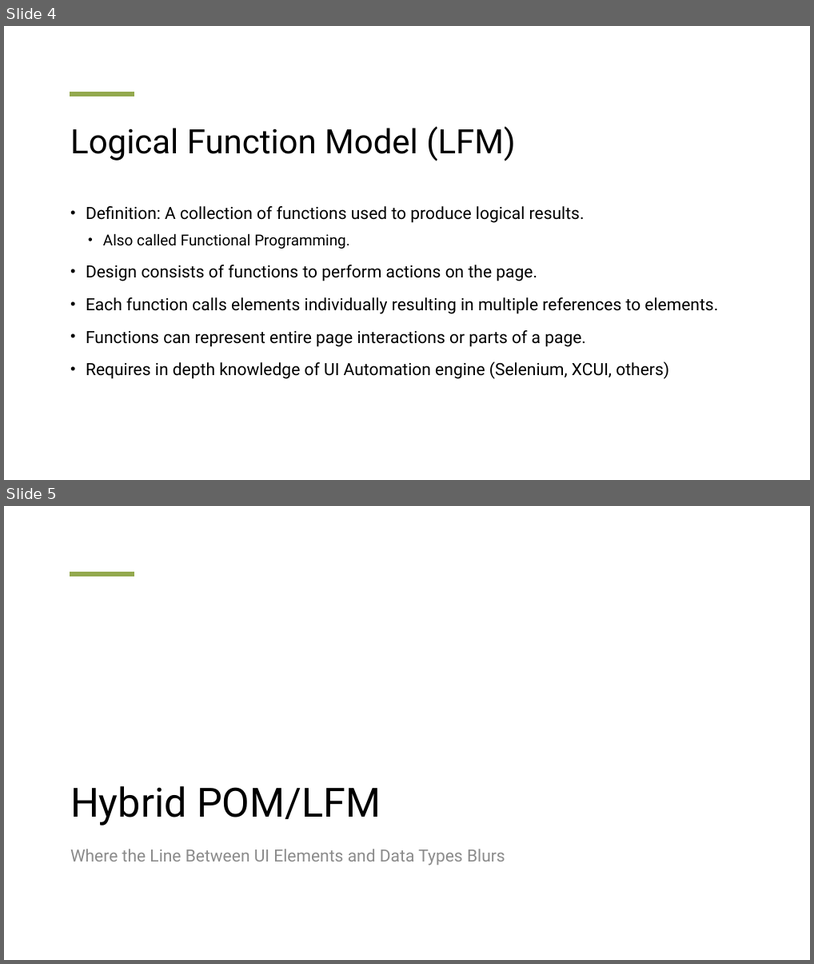
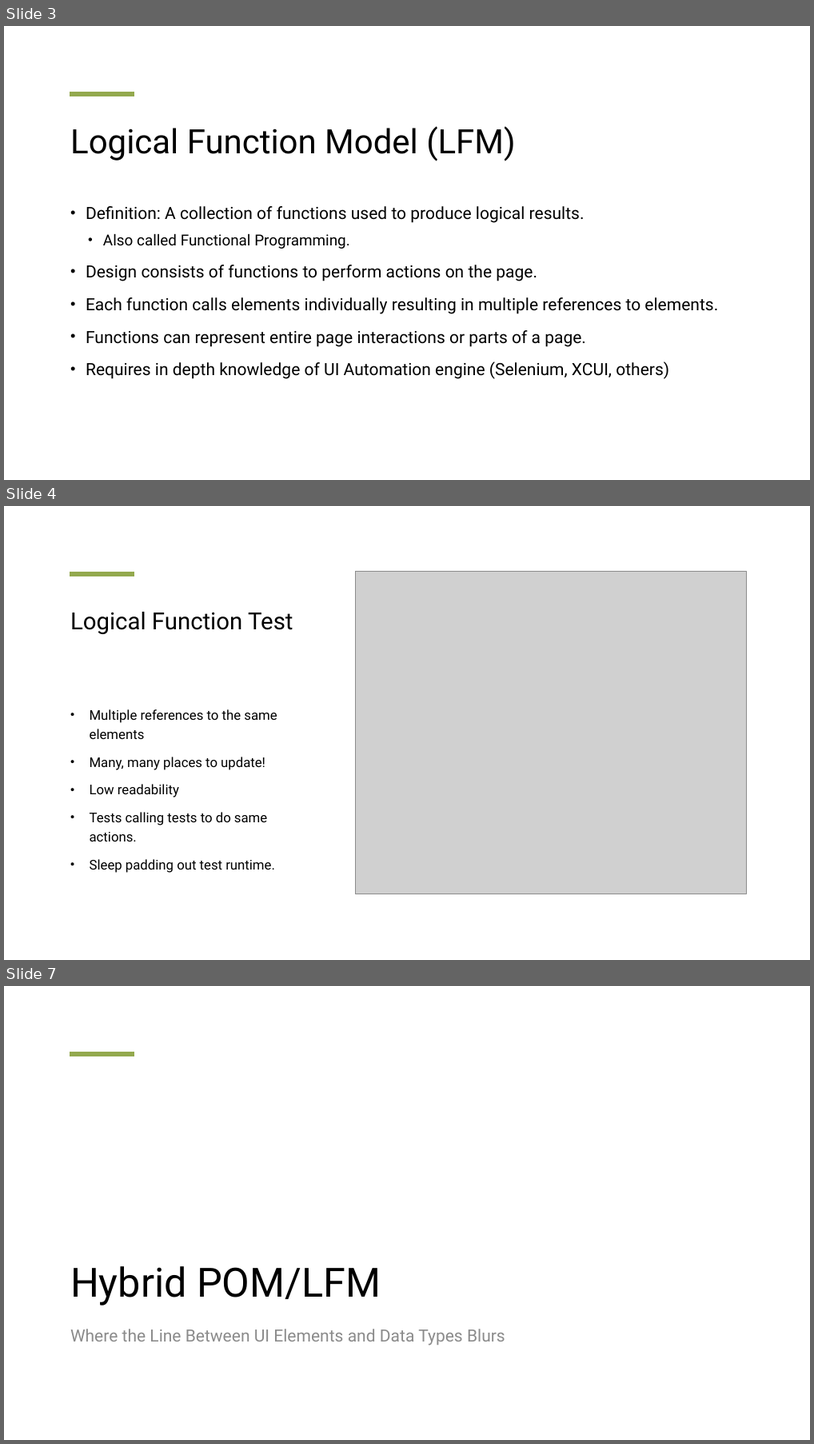
Before and after one commit to Snip3rM00n/pnsqc_quality_jam_demo, a slide deck: HybridPOMLFM.pptx. Shown one above the other, each under a label of ours: slides 4 and 5 before the commit, slides 3, 4 and 7 after it; the slides between them are not shown. The pictures are 814x964 and 814x1444 pixels, drawn with LibreOffice and Linux fonts; fonts in the diff are those of the drawing; grey boxes stand for pictures. Boxes give left, top, right and bottom in pixels: in the first picture for what was removed or moved away, otherwise in the second. Text is boxed around its words. In the diff, an @@ line names an element or a change of style, - is before the commit and + after.

```diff
--- a/HybridPOMLFM.pptx
+++ b/HybridPOMLFM.pptx
@@ slide 4 added at box(4, 506, 810, 960), background #FFFFFF; not listed: 1 template element that a slide beside it also shows @@
@@ picture added at box(355, 572, 747, 894) @@
@@ title added at box(70, 612, 293, 634), 28 pt, text #000000 @@
+Logical Function Test
@@ text added at box(90, 709, 277, 872), 16 pt, text #000000 @@
+• Multiple references to the same elements
+• Many, many places to update!
+• Low readability
+• Tests calling tests to do same actions.
+• Sleep padding out test runtime.
@@ what was slide 4 is now slide 3 @@
@@ what was slide 5 is now slide 7 @@
```
Also in this commit, not shown: 2 slides changed, 9 other slides added, 11 other files.
